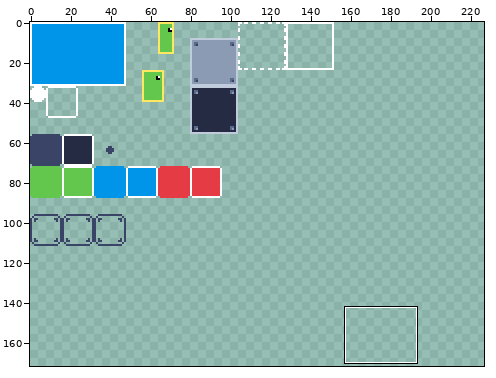
Two states of a sprite sheet, res/gfx/entities.png. Above, an overview of the earlier version with the close-up marked.
Close-up. Before the edit:
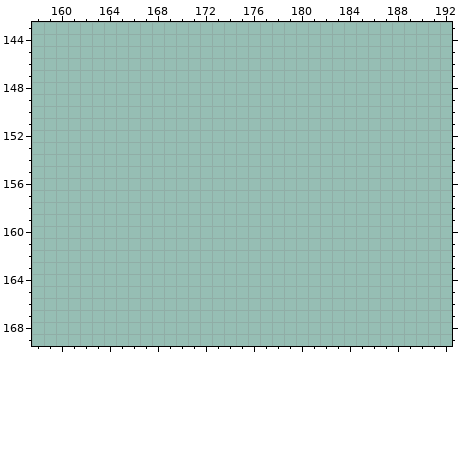
The file is 256x256 pixels. Shown: x 158..192, y 143..169. The wide view leaves out empty margins. The commit also changed other parts of the picture, which this record leaves out.
After:
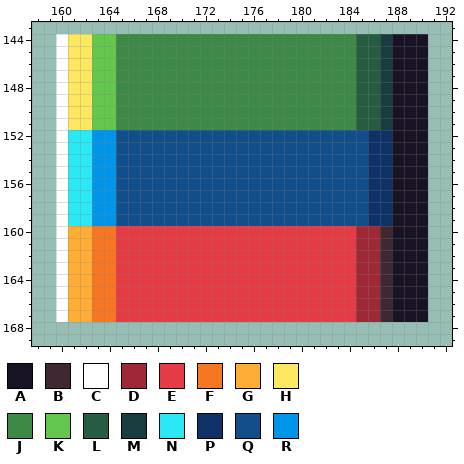
Palette (. is transparent): A #181425  B #3f2832  C #ffffff  D #9e2835  E #e43b44  F #f77622  G #feae34  H #fee761  J #3e8948  K #63c74d  L #265c42  M #193c3e  N #2ce8f5  P #0e3167  Q #124e89  R #0095e9
Edits made:
@@ x 158..192 @@
 143 ...................................
-144 ...................................
-145 ...................................
-146 ...................................
-147 ...................................
-148 ...................................
-149 ...................................
-150 ...................................
-151 ...................................
-152 ...................................
-153 ...................................
-154 ...................................
-155 ...................................
-156 ...................................
-157 ...................................
-158 ...................................
-159 ...................................
-160 ...................................
-161 ...................................
-162 ...................................
-163 ...................................
-164 ...................................
-165 ...................................
-166 ...................................
-167 ...................................
+144 ..CHHKKJJJJJJJJJJJJJJJJJJJJLLMAAA..
+145 ..CHHKKJJJJJJJJJJJJJJJJJJJJLLMAAA..
+146 ..CHHKKJJJJJJJJJJJJJJJJJJJJLLMAAA..
+147 ..CHHKKJJJJJJJJJJJJJJJJJJJJLLMAAA..
+148 ..CHHKKJJJJJJJJJJJJJJJJJJJJLLMAAA..
+149 ..CHHKKJJJJJJJJJJJJJJJJJJJJLLMAAA..
+150 ..CHHKKJJJJJJJJJJJJJJJJJJJJLLMAAA..
+151 ..CHHKKJJJJJJJJJJJJJJJJJJJJLLMAAA..
+152 ..CNNRRQQQQQQQQQQQQQQQQQQQQQPPAAA..
+153 ..CNNRRQQQQQQQQQQQQQQQQQQQQQPPAAA..
+154 ..CNNRRQQQQQQQQQQQQQQQQQQQQQPPAAA..
+155 ..CNNRRQQQQQQQQQQQQQQQQQQQQQPPAAA..
+156 ..CNNRRQQQQQQQQQQQQQQQQQQQQQPPAAA..
+157 ..CNNRRQQQQQQQQQQQQQQQQQQQQQPPAAA..
+158 ..CNNRRQQQQQQQQQQQQQQQQQQQQQPPAAA..
+159 ..CNNRRQQQQQQQQQQQQQQQQQQQQQPPAAA..
+160 ..CGGFFEEEEEEEEEEEEEEEEEEEEDDBAAA..
+161 ..CGGFFEEEEEEEEEEEEEEEEEEEEDDBAAA..
+162 ..CGGFFEEEEEEEEEEEEEEEEEEEEDDBAAA..
+163 ..CGGFFEEEEEEEEEEEEEEEEEEEEDDBAAA..
+164 ..CGGFFEEEEEEEEEEEEEEEEEEEEDDBAAA..
+165 ..CGGFFEEEEEEEEEEEEEEEEEEEEDDBAAA..
+166 ..CGGFFEEEEEEEEEEEEEEEEEEEEDDBAAA..
+167 ..CGGFFEEEEEEEEEEEEEEEEEEEEDDBAAA..
 168 ...................................
Changed places in both close-ups, as pixel boxes (x1, y1, x2, y2):
added: (56, 34, 428, 322)
